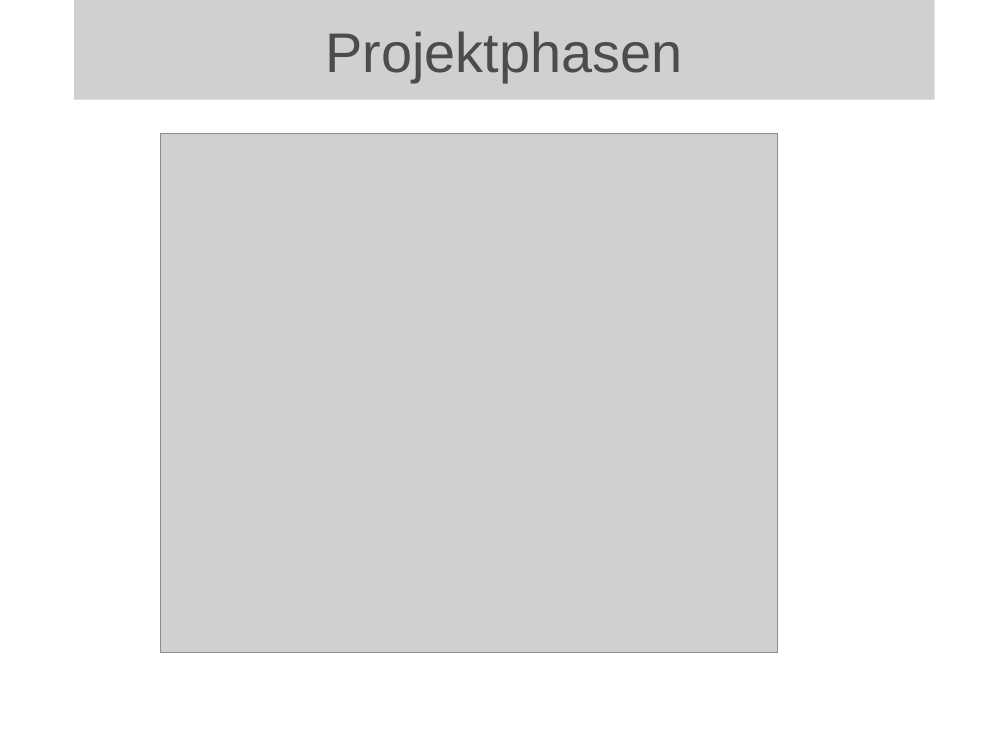
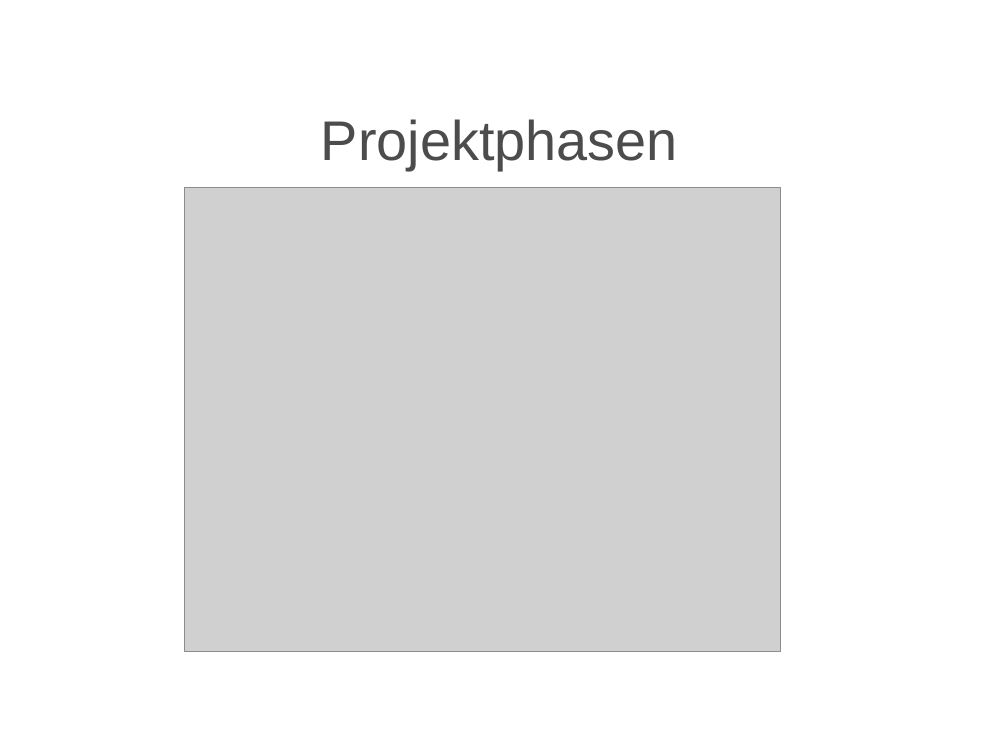
Before and after one commit to BackupTheBerlios/ticketline4032-svn, a slide deck: slide 11 of trunk/Dokumente/Allgemein/Projektmanagement/Statusbericht/mr2_folien.odp. Drawn at 1008x756 pixels with LibreOffice and Linux fonts; fonts in the diff are those of the drawing; grey boxes stand for pictures; background and template pictures are left out. Boxes give left, top, right and bottom in pixels: in the first picture for what was removed or moved away, otherwise in the second. Text is boxed around its words. In the diff, an @@ line names an element or a change of style, - is before the commit and + after.

```diff
--- a/trunk/Dokumente/Allgemein/Projektmanagement/Statusbericht/mr2_folien.odp
+++ b/trunk/Dokumente/Allgemein/Projektmanagement/Statusbericht/mr2_folien.odp
@@ picture removed at <box>74,0,935,100</box> @@
-Projektphasen
@@ title added at <box>321,119,678,170</box>, 44 pt, text #4C4C4C @@
+Projektphasen
@@ picture: place and size @@
-picture at <box>161,134,778,652</box>
+picture at <box>185,188,780,652</box>
```
Also in this commit, not shown: 11 other slides changed, 1 other file.
